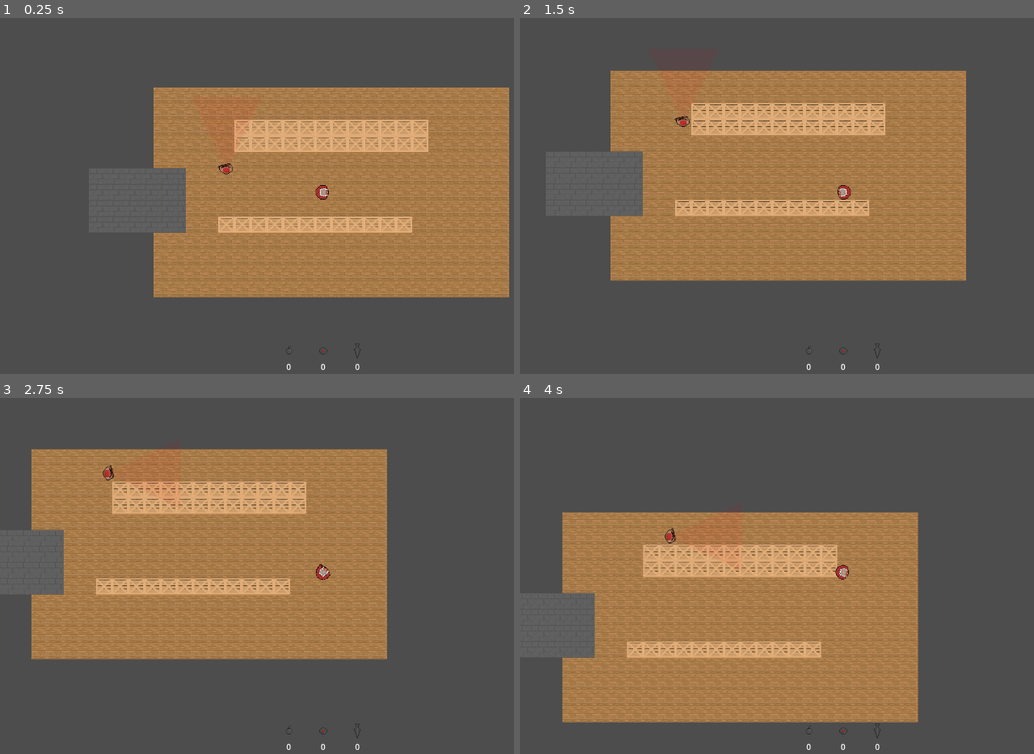
Above: before the commit, frames 1-4 (two rows, left to right).
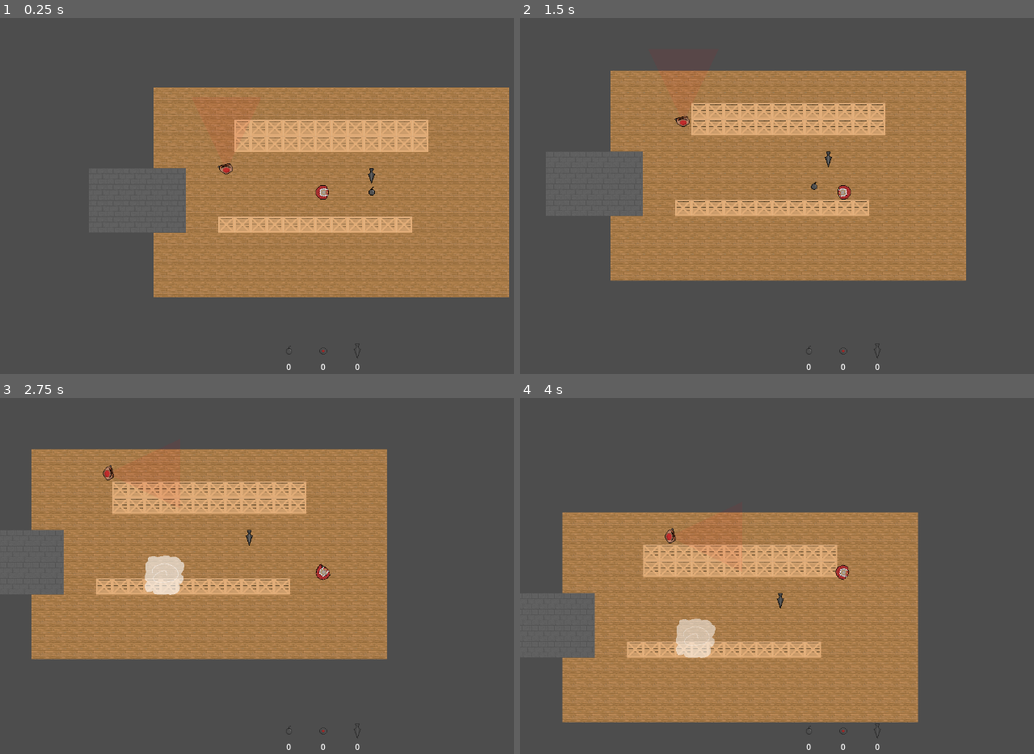
Above: after the commit, the same moments.

Repository: Fourcoogs/Free-Fall
Game: Godot game, scene res://Levels/PathfindingTest1.tscn
Two runs of this game, one before a commit and one after it. Both use one fixed random seed, a clock stepped at 60 frames per second and the inputs below. The project has no main scene, so this scene is started directly. The engine's default icon, where the game draws it, is replaced by a stand-in: a white triangle on a blue panel in a dark square.
Inputs (mouse positions are in pixels of both pictures, inside the frame that each line leads up to):
- Up to frame 1 (0.25 s): no input
- Up to frame 2 (1.5 s): move the mouse to (987, 174) at 0.52 s; press the mouse at (987, 174) at 0.53 s; hold D (Right) 0.53-1.28 s; right-click (987, 174) at 0.8 s; move the mouse to (715, 210) at 1.27 s; release the mouse at (715, 210) at 1.28 s; hold S (Down) from 1.28 s (still down); right-click (715, 210) at 1.35 s
- Up to frame 3 (2.75 s): click (195, 590) at 1.55 s; move the mouse to (385, 494) at 2.02 s; release S (Down) at 2.03 s; press the mouse at (385, 494) at 2.03 s; hold D (Right) from 2.03 s (still down); right-click (385, 494) at 2.3 s
- Up to frame 4 (4 s): move the mouse to (812, 643) at 2.77 s; release D (Right) at 2.78 s; release the mouse at (812, 643) at 2.78 s; hold W (Up) 2.78-3.53 s; tap 1 (Select_1) at 2.85 s; click (812, 643) at 3.05 s; move the mouse to (outside the picture) at 3.52 s; hold A (Left) from 3.53 s (still down); hold Right mouse button (Throw) from 3.53 s (still down); tap 2 (Select_2) at 3.6 s

The runs differ from the first frame. In frame 1, less than 0.1% of the frame differs, in the area x 71-73%, y 42-50%; in frame 2, less than 0.1%; in frame 3, 0.8%, in the area x 28-50%, y 36-56%; in frame 4, 0.8%.

Commit message:
Projectiles Added

Diff:
--- a/Game Assets/Enemies/basic_enemy.gd
+++ b/Game Assets/Enemies/basic_enemy.gd
@@ -16,6 +16,7 @@
 var player: Node2D
 var playerInView: bool = false
 var canAttack: bool = true
+var smoked: bool = false
 
 enum states
 {
@@ -116,6 +117,12 @@
 		states.Downed:
 			$AnimatedSprite2D.play("Downed")
 			$SleepTimer.start()
+		states.Dead:
+			$AnimatedSprite2D.play("Dead")
+			$Polygon2D.visible = false
+			$CollisionShape2D.disabled = true
+			$Area2D.monitorable = false
+			$Area2D.monitoring = false
 
 func AlertFinished():
 	ChangeState(states.Hunt)
@@ -145,9 +152,9 @@
 
 func PlayerSearch():
 	var space_state = get_world_2d().direct_space_state
-	var query = PhysicsRayQueryParameters2D.create(global_position, player.global_position, 1 << 1)
+	var query = PhysicsRayQueryParameters2D.create(global_position, player.global_position, 1 << 1 || 1 << 5)
 	var result = space_state.intersect_ray(query)
-	if !result:
+	if !result && !smoked && player.smoked == false:
 		if aiState == states.Patrol:
 			ChangeState(states.Alert)
 		if aiState == states.Hunt:
@@ -171,3 +178,6 @@
 func _physics_process(delta: float) -> void:
 	Movement(delta)
 	move_and_slide()
+
+func KillEnemy():
+	ChangeState(states.Dead)
--- a/Game Assets/Enemies/basic_enemy.tscn
+++ b/Game Assets/Enemies/basic_enemy.tscn
@@ -297,6 +297,7 @@
 }]
 
 [node name="Enemy" type="CharacterBody2D"]
+disable_mode = 2
 collision_layer = 4
 collision_mask = 23
 motion_mode = 1
--- a/Game Assets/Managers/InventoryManager.gd
+++ b/Game Assets/Managers/InventoryManager.gd
@@ -10,7 +10,7 @@
 
 #projectile prefabs
 var packedSmokeBomb: PackedScene = preload("res://Game Assets/Projectiles/smoke_bomb.tscn")
-
+var packedKnife: PackedScene = preload("res://Game Assets/Projectiles/knife.tscn")
 
 #items
 var _smokeBombs: int = 0
@@ -118,7 +118,7 @@
 		Items.Knife:
 			if knivesHeld > 0:
 				knivesHeld -= 1
-				return true
+				return packedKnife.instantiate()
 			return false
 	return false
 
--- /dev/null
+++ b/Game Assets/Projectiles/knife.gd
@@ -0,0 +1,12 @@
+extends Area2D
+class_name Knife
+
+@export var speed: float = 1000
+
+func _physics_process(delta: float):
+	position += Vector2(cos(rotation), sin(rotation)) * speed * delta
+
+func HitEnemy(body: Node2D):
+	if body is Enemy:
+		body.KillEnemy()
+	queue_free()
--- /dev/null
+++ b/Game Assets/Projectiles/knife.tscn
@@ -0,0 +1,21 @@
+[gd_scene load_steps=4 format=3 uid="uid://dyephq8f6s1bj"]
+
+[ext_resource type="Script" uid="uid://c0k8pl4s68vqq" path="res://Game Assets/Projectiles/knife.gd" id="1_j5534"]
+[ext_resource type="Texture2D" uid="uid://cg1emokdecrqh" path="res://Art Assets/Knife.png" id="1_r1jlq"]
+
+[sub_resource type="CircleShape2D" id="CircleShape2D_j5534"]
+radius = 6.32456
+
+[node name="Area2D" type="Area2D"]
+collision_layer = 6
+collision_mask = 6
+script = ExtResource("1_j5534")
+
+[node name="CollisionShape2D" type="CollisionShape2D" parent="."]
+shape = SubResource("CircleShape2D_j5534")
+
+[node name="Sprite2D" type="Sprite2D" parent="."]
+rotation = 4.71239
+texture = ExtResource("1_r1jlq")
+
+[connection signal="body_entered" from="." to="." method="HitEnemy"]
--- a/Game Assets/Projectiles/smoke.tscn
+++ b/Game Assets/Projectiles/smoke.tscn
@@ -14,6 +14,7 @@
 [ext_resource type="Texture2D" uid="uid://dri6u3nqni703" path="res://Art Assets/smoke/smoke10.png" id="12_yhitp"]
 
 [sub_resource type="CircleShape2D" id="CircleShape2D_ng13f"]
+radius = 44.1022
 
 [sub_resource type="SpriteFrames" id="SpriteFrames_6cb5y"]
 animations = [{
@@ -57,6 +58,8 @@
 }]
 
 [node name="Area2D" type="Area2D"]
+collision_layer = 32
+collision_mask = 37
 script = ExtResource("1_3j0qg")
 
 [node name="CollisionShape2D" type="CollisionShape2D" parent="."]
@@ -68,3 +71,5 @@
 [node name="DissipationTimer" type="Timer" parent="."]
 wait_time = 0.1
 autostart = true
+
+[connection signal="timeout" from="DissipationTimer" to="." method="Dissipate"]
--- a/Game Assets/Projectiles/smoke_bomb.gd
+++ b/Game Assets/Projectiles/smoke_bomb.gd
@@ -14,6 +14,7 @@
 	if cloud != null:
 		var cloudNode = cloud.instantiate()
 		get_parent().add_child(cloudNode)
+		cloudNode.position = position
 	queue_free()
 
 func _physics_process(delta: float):
--- a/Game Assets/Projectiles/smoke_bomb.tscn
+++ b/Game Assets/Projectiles/smoke_bomb.tscn
@@ -1,7 +1,8 @@
-[gd_scene load_steps=4 format=3 uid="uid://c3hn8asdjcjs5"]
+[gd_scene load_steps=5 format=3 uid="uid://c3hn8asdjcjs5"]
 
 [ext_resource type="Script" uid="uid://qqsqbv1vja7f" path="res://Game Assets/Projectiles/smoke_bomb.gd" id="1_v0bx5"]
 [ext_resource type="Texture2D" uid="uid://bk8wlu11xwspb" path="res://Art Assets/Smoke_Bomb.png" id="1_yilm4"]
+[ext_resource type="PackedScene" uid="uid://irn8of4twvoa" path="res://Game Assets/Projectiles/smoke.tscn" id="2_3rymv"]
 
 [sub_resource type="CircleShape2D" id="CircleShape2D_v0bx5"]
 radius = 7.07107
@@ -10,6 +11,7 @@
 collision_layer = 6
 collision_mask = 6
 script = ExtResource("1_v0bx5")
+cloud = ExtResource("2_3rymv")
 speed = 500.0
 
 [node name="Sprite2D" type="Sprite2D" parent="."]
--- a/Game Assets/player.gd
+++ b/Game Assets/player.gd
@@ -8,6 +8,7 @@
 #var is_unarmed: bool
 @export var speed: float = 10000
 #var pickups: Array = []
+var smoked: bool = false
 var alive: bool = true
 var punchRight: bool = true
 
@@ -70,10 +71,9 @@
 	var instance = InventoryManager.Instance
 	var item = instance.UseItem(selectedItem)
 	if item is Node2D:
-		if item is SmokeBomb:
-			item.rotation = rotation
-			get_parent().add_child(item)
-			item.position = position
+		item.rotation = rotation
+		get_parent().add_child(item)
+		item.position = position
 
 func ReadyAttack():
 	attack_ready = true
@@ -96,6 +96,3 @@
 		health -= amount
 		if health <= 0:
 			alive = false
-
-func equip():
-	pass
--- a/Levels/PathfindingTest1.tscn
+++ b/Levels/PathfindingTest1.tscn
@@ -1,10 +1,12 @@
-[gd_scene load_steps=6 format=4 uid="uid://ndh8gm605rwe"]
+[gd_scene load_steps=8 format=4 uid="uid://ndh8gm605rwe"]
 
 [ext_resource type="PackedScene" uid="uid://dwlqeho6yk116" path="res://Game Assets/Enemies/basic_enemy.tscn" id="1_srgx4"]
 [ext_resource type="Script" uid="uid://bn0vssxrdqt0j" path="res://Game Assets/Level.gd" id="1_t3rny"]
 [ext_resource type="PackedScene" uid="uid://b73kbmeop3uj1" path="res://Game Assets/waypoint.tscn" id="2_t3rny"]
 [ext_resource type="PackedScene" uid="uid://xhcohltgmtnr" path="res://tile_map_layer.tscn" id="2_uikns"]
 [ext_resource type="PackedScene" uid="uid://ciofm4eq47ovj" path="res://Game Assets/player.tscn" id="5_uikns"]
+[ext_resource type="PackedScene" uid="uid://cncwkcx64fafs" path="res://Game Assets/Pickups/smoke_bomb.tscn" id="6_dq2s3"]
+[ext_resource type="PackedScene" uid="uid://covuhoql67q4p" path="res://Game Assets/Pickups/knife.tscn" id="7_guk6e"]
 
 [node name="Node2D" type="Node2D"]
 script = ExtResource("1_t3rny")
@@ -34,3 +36,9 @@
 
 [node name="Player" parent="." instance=ExtResource("5_uikns")]
 position = Vector2(336, 208)
+
+[node name="Smoke Bomb2" parent="." instance=ExtResource("6_dq2s3")]
+position = Vector2(432, 208)
+
+[node name="Knife" parent="." instance=ExtResource("7_guk6e")]
+position = Vector2(432, 176)
--- a/Smoke.gd
+++ b/Smoke.gd
@@ -1,11 +1,28 @@
 extends Area2D
 class_name Smoke
 
+var toBeCleared = false
+
+var smokedObjects: Array
+
 func SubjectEntered(body: Node2D):
+	if (body is Player or Enemy) && !toBeCleared:
+		body.smoked = true
+		smokedObjects.append(body)
 	pass
 
+func SubjectExited(body: Node2D):
+	if body is Player or Enemy:
+		body.smoked = false
+		smokedObjects.append(body)
 
 func Dissipate():
-	modulate.a -= 1
-	if (modulate.a >= 0):
+	modulate.a -= 0.01
+	if (modulate.a <= 0):
 		queue_free()
+		ClearSmoke()
+		toBeCleared = true
+
+func ClearSmoke():
+	for i in smokedObjects:
+		i.smoked = false
--- a/project.godot
+++ b/project.godot
@@ -11,7 +11,7 @@
 [application]
 
 config/name="Free Fall (Autumn)"
-config/features=PackedStringArray("4.3", "Forward Plus")
+config/features=PackedStringArray("4.4", "Forward Plus")
 config/icon="res://icon.svg"
 
 [autoload]
@@ -85,6 +85,7 @@
 2d_physics/layer_3="Enemies"
 2d_physics/layer_4="Pickups"
 2d_physics/layer_5="Punching"
+2d_physics/layer_6="Smoke"
 
 [rendering]
 
Not shown, added: Art Assets/Start_Button.png.import
Not shown, added: Game Assets/Projectiles/knife.gd.uid
